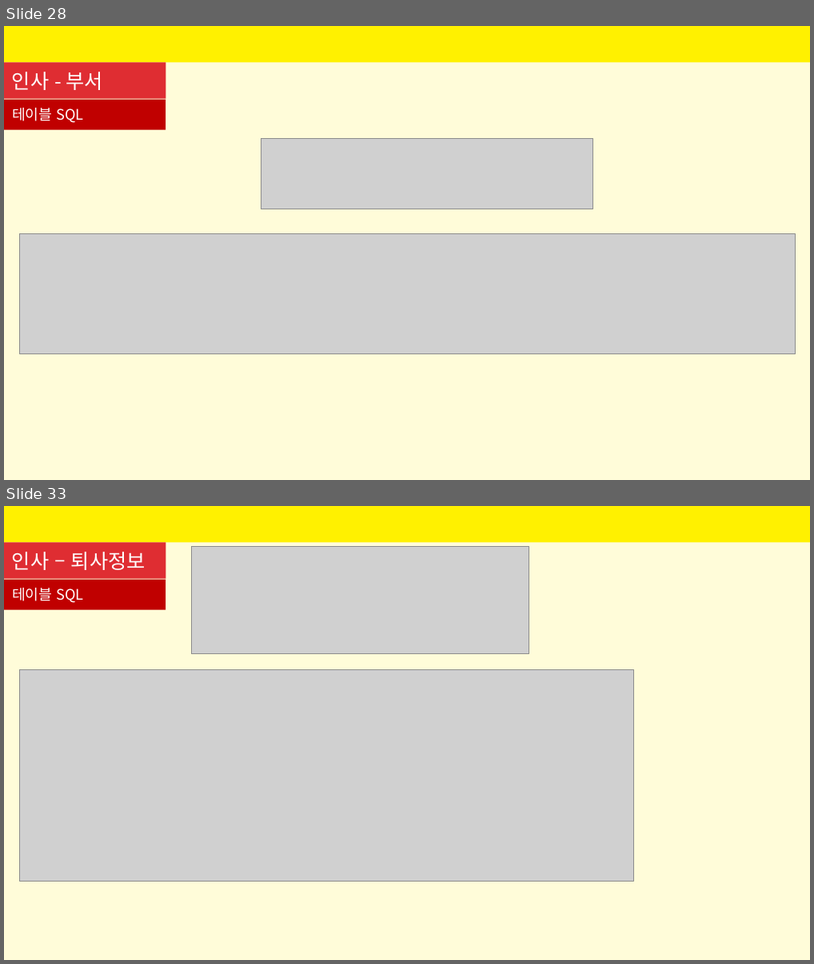
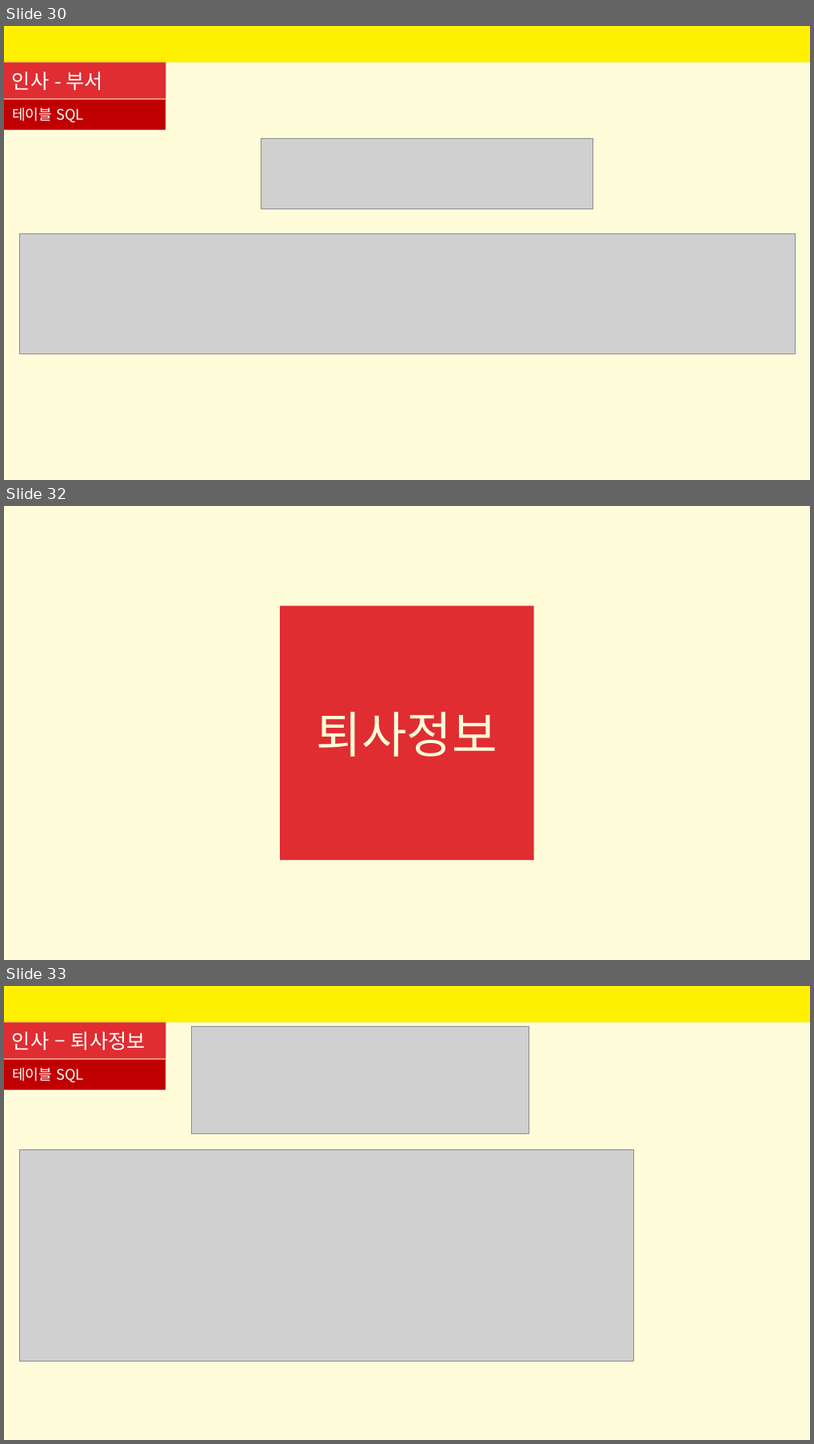
Before and after one commit to SeyoungKim30/HRmanagingApp, a slide deck: 인사프로그램-김세영.pptx. Shown one above the other, each under a label of ours: slides 28 and 33 before the commit, slides 30, 32 and 33 after it; the slides between them are not shown. The pictures are 814x964 and 814x1444 pixels, drawn with LibreOffice and Linux fonts; fonts in the diff are those of the drawing; grey boxes stand for pictures. Boxes give left, top, right and bottom in pixels: in the first picture for what was removed or moved away, otherwise in the second. Text is boxed around its words. In the diff, an @@ line names an element or a change of style, - is before the commit and + after.

```diff
--- a/인사프로그램-김세영.pptx
+++ b/인사프로그램-김세영.pptx
@@ slide 32 added at (4, 506, 810, 960), background #FFFCD9 @@
@@ rectangle added at (281, 606, 534, 860), fill #DF2D32 @@
@@ title added at (317, 712, 498, 756), 44 pt, text #FFFCD9 @@
+퇴사정보
@@ what was slide 28 is now slide 30 @@
```
Also in this commit, not shown: 3 slides changed, 7 other slides added, 1 slide removed, 6 other files.
